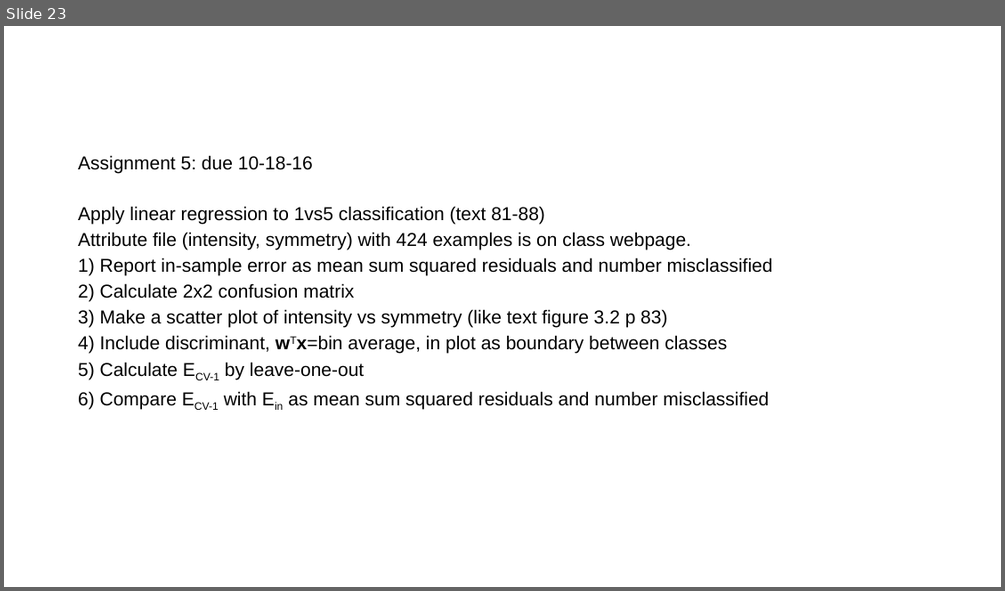
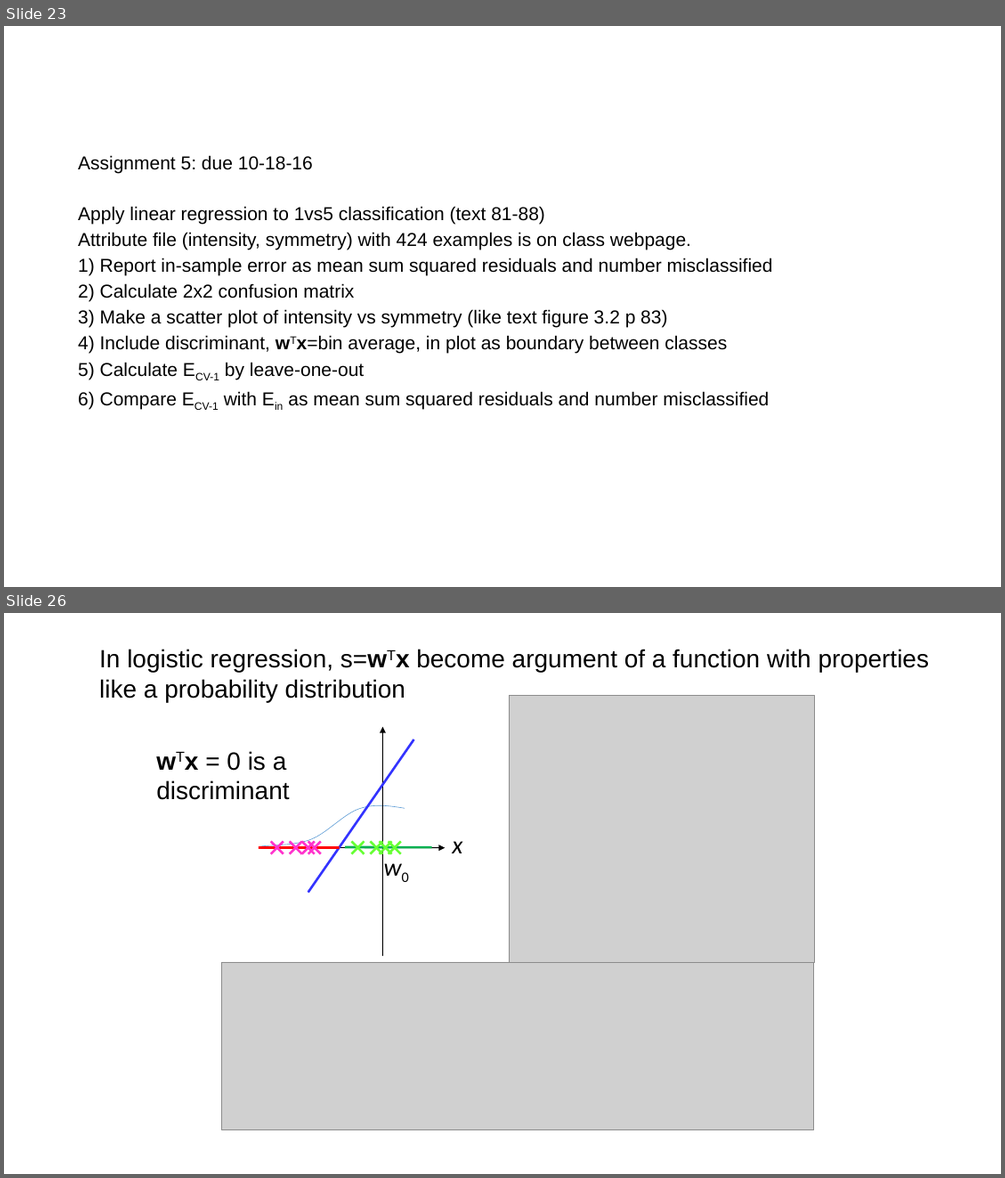
Before and after one commit to zhy9036/cs_2016_fall, a slide deck: 534_ANN/linear models.pptx. Shown one above the other, each under a label of ours: slide 23 before the commit, slides 23 and 26 after it; the slides between them are not shown. The pictures are 1005x591 and 1005x1178 pixels, drawn with LibreOffice and Linux fonts; fonts in the diff are those of the drawing; grey boxes stand for pictures. Boxes give left, top, right and bottom in pixels: in the first picture for what was removed or moved away, otherwise in the second. Text is boxed around its words. In the diff, an @@ line names an element or a change of style, - is before the commit and + after.

```diff
--- a/534_ANN/linear models.pptx
+++ b/534_ANN/linear models.pptx
@@ slide 26 added at (4,613,1001,1174), background #FFFFFF @@
@@ text added at (99,649,930,702), 24 pt, text #000000 @@
+In logistic regression, s=wTx become argument of a function with properties
+like a probability distribution
@@ picture added at (510,695,814,962) @@
@@ text added at (156,751,289,800), 24 pt, text #000000 @@
+wTx = 0 is a
+discriminant
@@ group added at (254,727,462,956): 19 lines, 2 arrows, 2 texts, 1 freeform shape @@
+w0
+x
@@ picture added at (222,962,814,1130) @@
```
Also in this commit, not shown: 30 other slides added, 25 other files.
